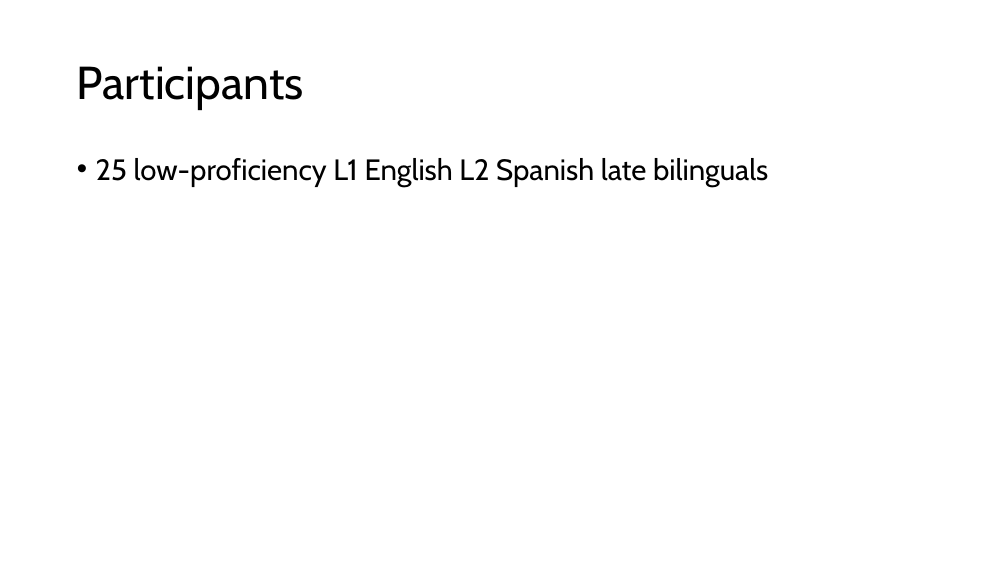
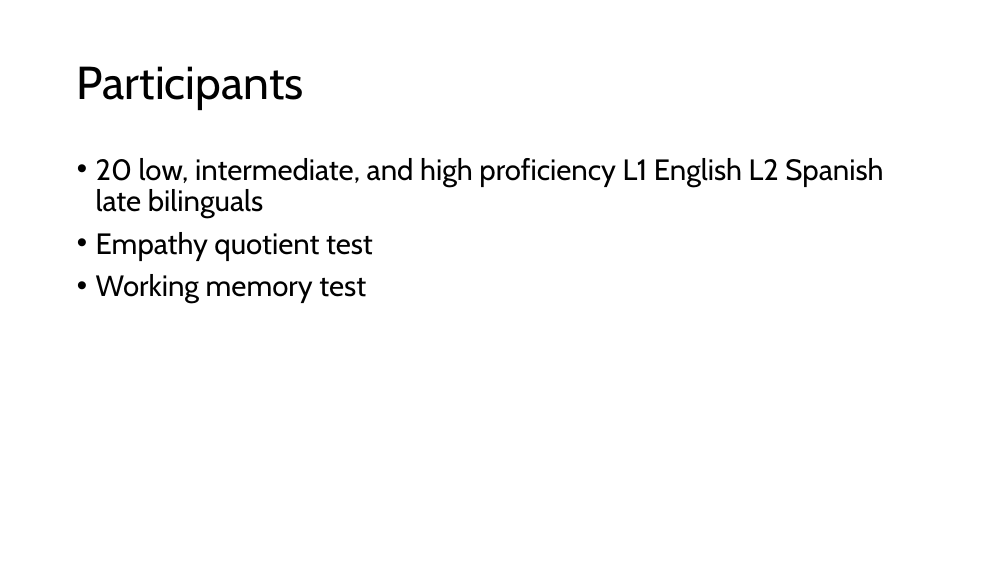
Before and after one commit to RobertEspo/neuro_int_emp, a slide deck: slide 3 of methods.pptx. Drawn at 1008x567 pixels with LibreOffice and Linux fonts; fonts in the diff are those of the drawing. Boxes give left, top, right and bottom in pixels: in the first picture for what was removed or moved away, otherwise in the second. Text is boxed around its words. In the diff, an @@ line names an element or a change of style, - is before the commit and + after.

```diff
--- a/methods.pptx
+++ b/methods.pptx
@@ text at [96, 158, 883, 303]: text changed @@
-• 25 low-proficiency L1 English L2 Spanish late bilinguals
+• 20 low, intermediate, and high proficiency L1 English L2 Spanish late bilinguals
+• Empathy quotient test
+• Working memory test
```
Also in this commit, not shown: 4 other slides changed, 3 slides added, 4 slides removed, 1 other file.
